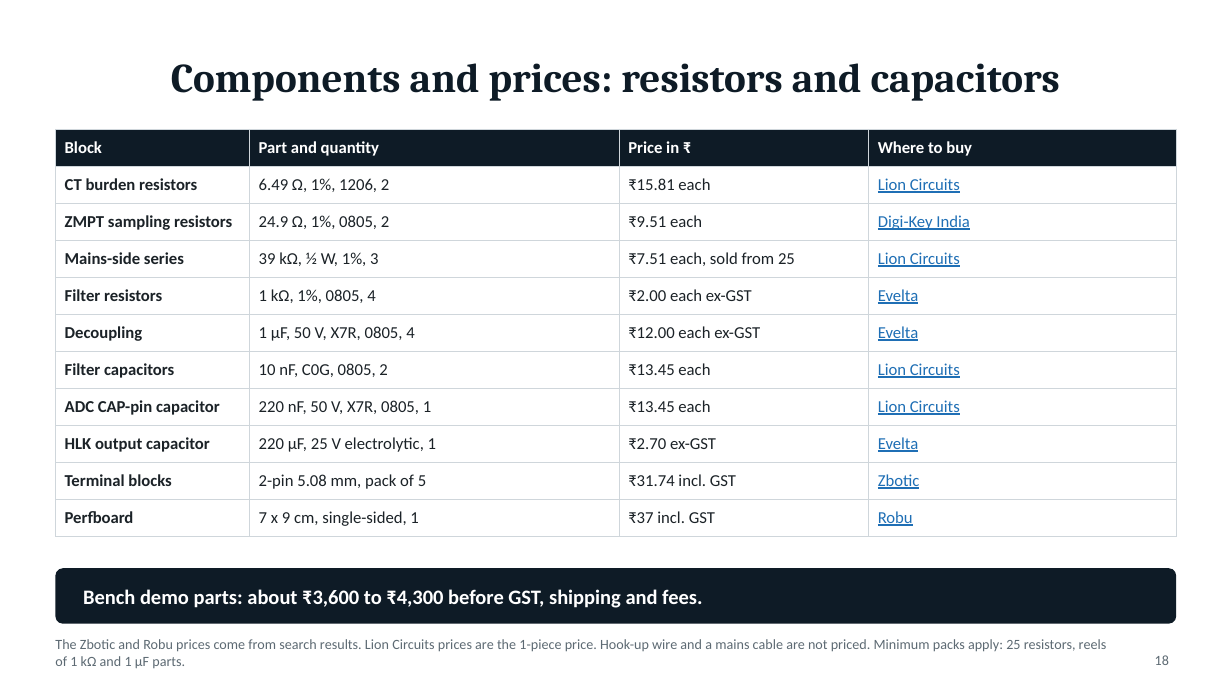
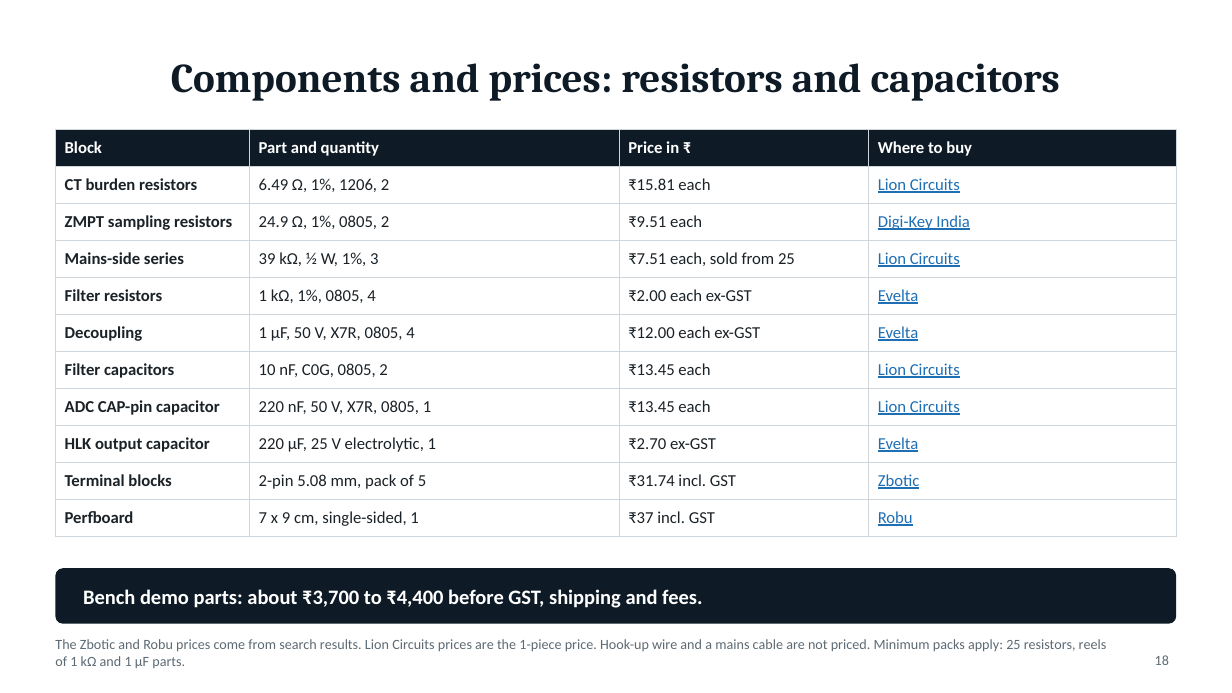
Before and after one commit to PowerWorksLab/PowerLenz, a slide deck: slide 18 of documentation/presentations/powerlenz-front-end.pptx. Drawn at 1232x693 pixels with LibreOffice and Linux fonts; fonts in the diff are those of the drawing. Boxes give left, top, right and bottom in pixels: in the first picture for what was removed or moved away, otherwise in the second. Text is boxed around its words. In the diff, an @@ line names an element or a change of style, - is before the commit and + after.

```diff
--- a/documentation/presentations/powerlenz-front-end.pptx
+++ b/documentation/presentations/powerlenz-front-end.pptx
@@ text at (x1=83, y1=589, x2=702, y2=608): text changed @@
-Bench demo parts: about ₹3,600 to ₹4,300 before GST, shipping and fees.
+Bench demo parts: about ₹3,700 to ₹4,400 before GST, shipping and fees.
```
Also in this commit, not shown: 3 other slides changed, 9 other files.
